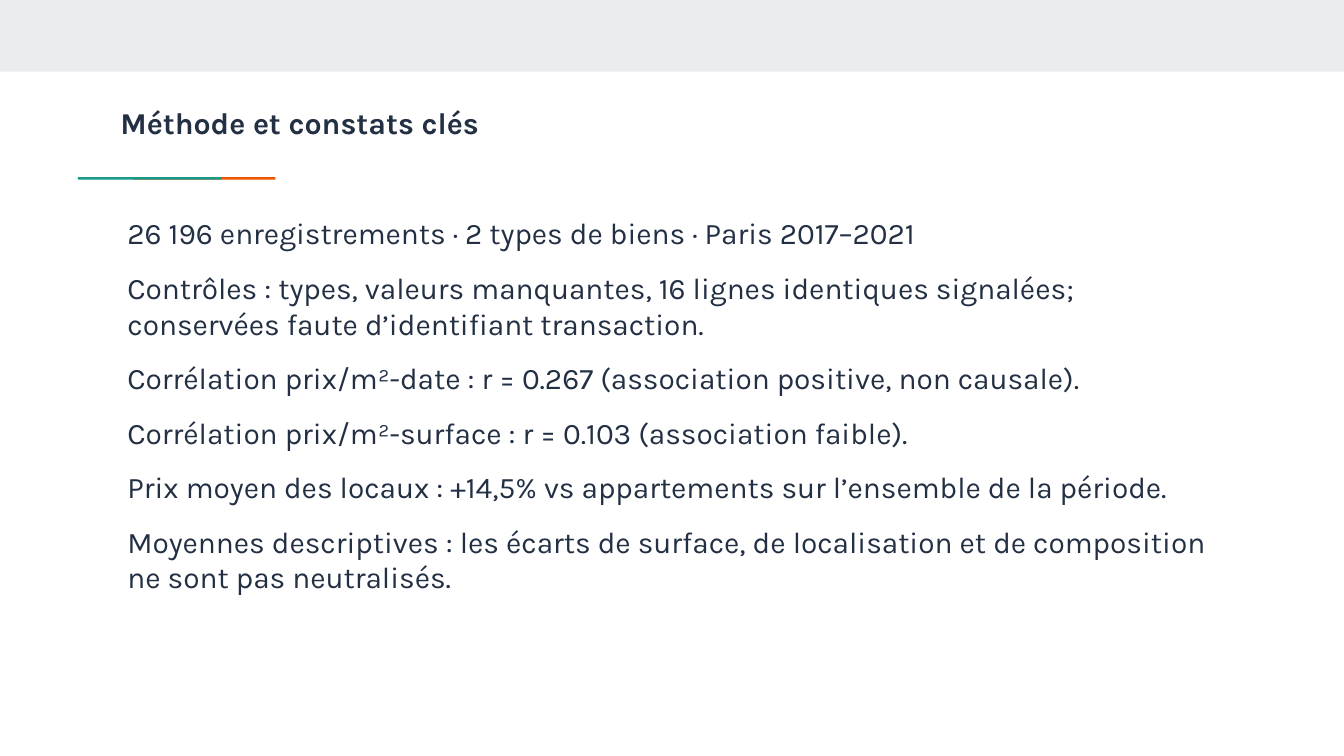
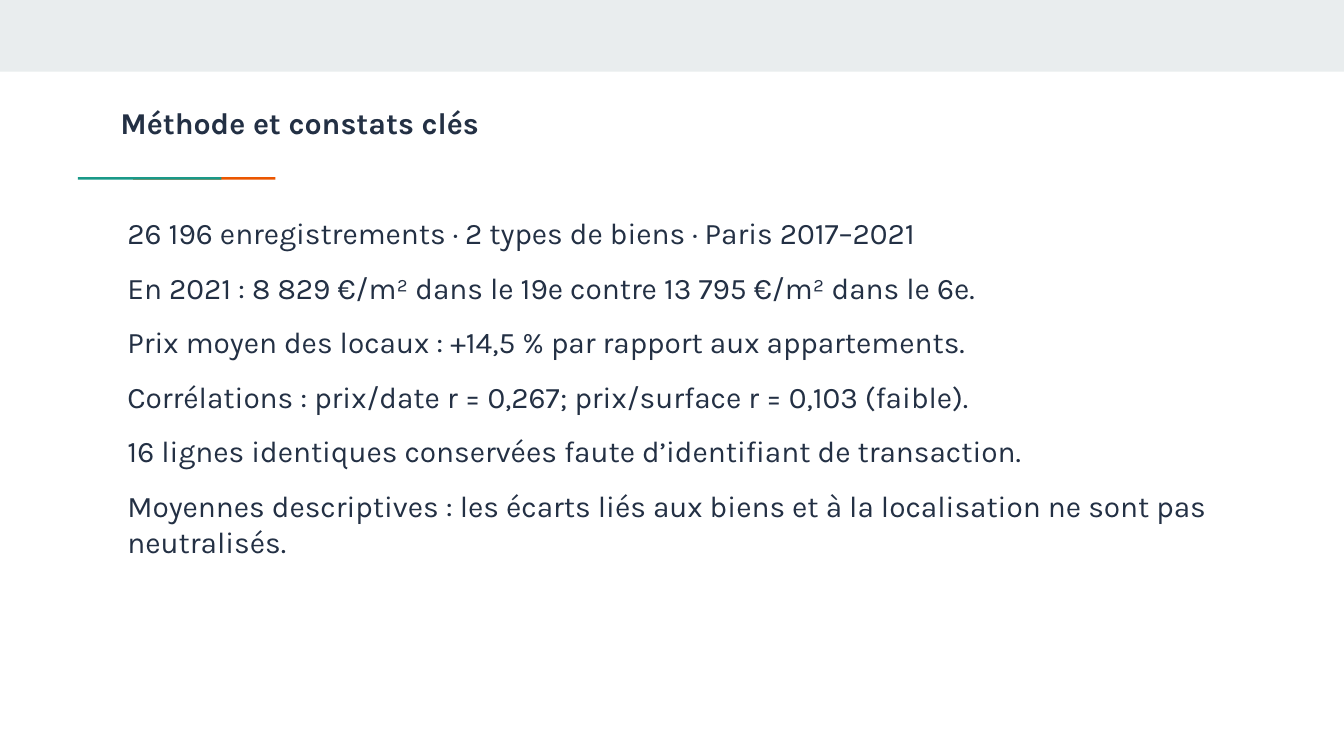
Before and after one commit to steve57000/p8, a slide deck: slide 4 of livrables/Bell_Steve_2_presentation_102026.pptx. Drawn at 1344x756 pixels with LibreOffice and Linux fonts; fonts in the diff are those of the drawing. Boxes give left, top, right and bottom in pixels: in the first picture for what was removed or moved away, otherwise in the second. Text is boxed around its words. In the diff, an @@ line names an element or a change of style, - is before the commit and + after.

```diff
--- a/livrables/Bell_Steve_2_presentation_102026.pptx
+++ b/livrables/Bell_Steve_2_presentation_102026.pptx
@@ text at bbox=[127, 277, 1205, 554]: text changed @@
-Contrôles : types, valeurs manquantes, 16 lignes identiques signalées; conservées faute d’identifiant transaction.
-Corrélation prix/m²-date : r = 0.267 (association positive, non causale).
-Corrélation prix/m²-surface : r = 0.103 (association faible).
-Prix moyen des locaux : +14,5% vs appartements sur l’ensemble de la période.
-Moyennes descriptives : les écarts de surface, de localisation et de composition ne sont pas neutralisés.
+En 2021 : 8 829 €/m² dans le 19e contre 13 795 €/m² dans le 6e.
+Prix moyen des locaux : +14,5 % par rapport aux appartements.
+Corrélations : prix/date r = 0,267; prix/surface r = 0,103 (faible).
+16 lignes identiques conservées faute d’identifiant de transaction.
+Moyennes descriptives : les écarts liés aux biens et à la localisation ne sont pas neutralisés.
```
Also in this commit, not shown: 8 other slides changed, 15 other files.
